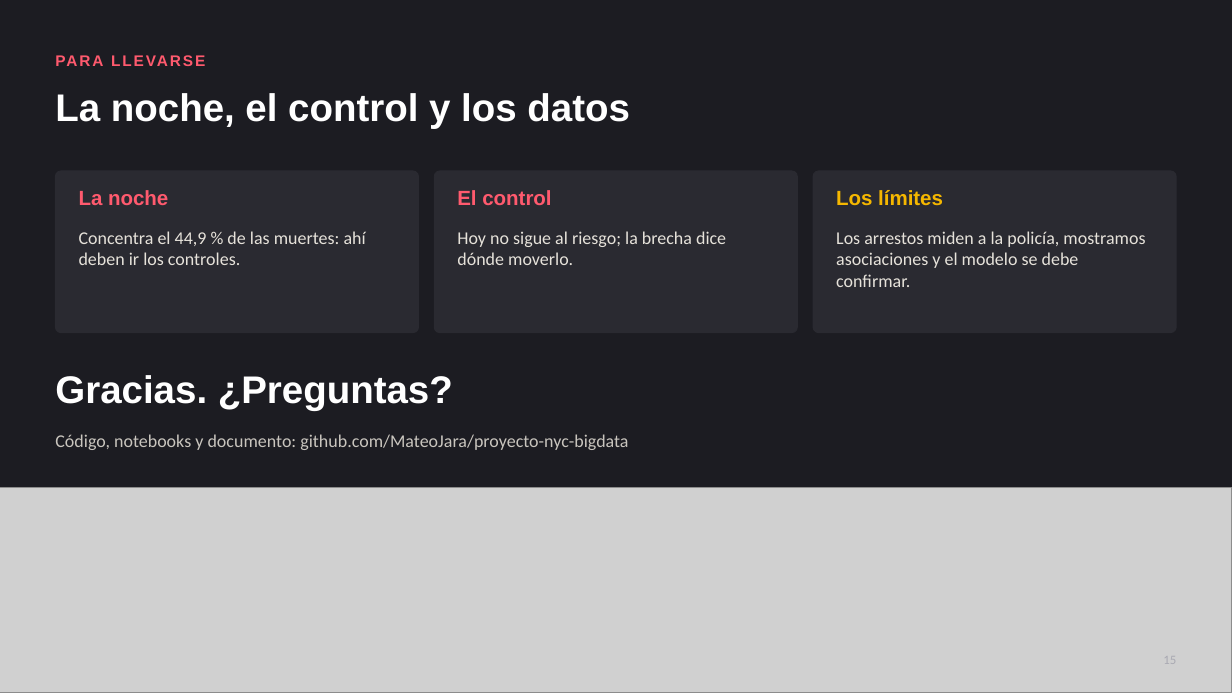
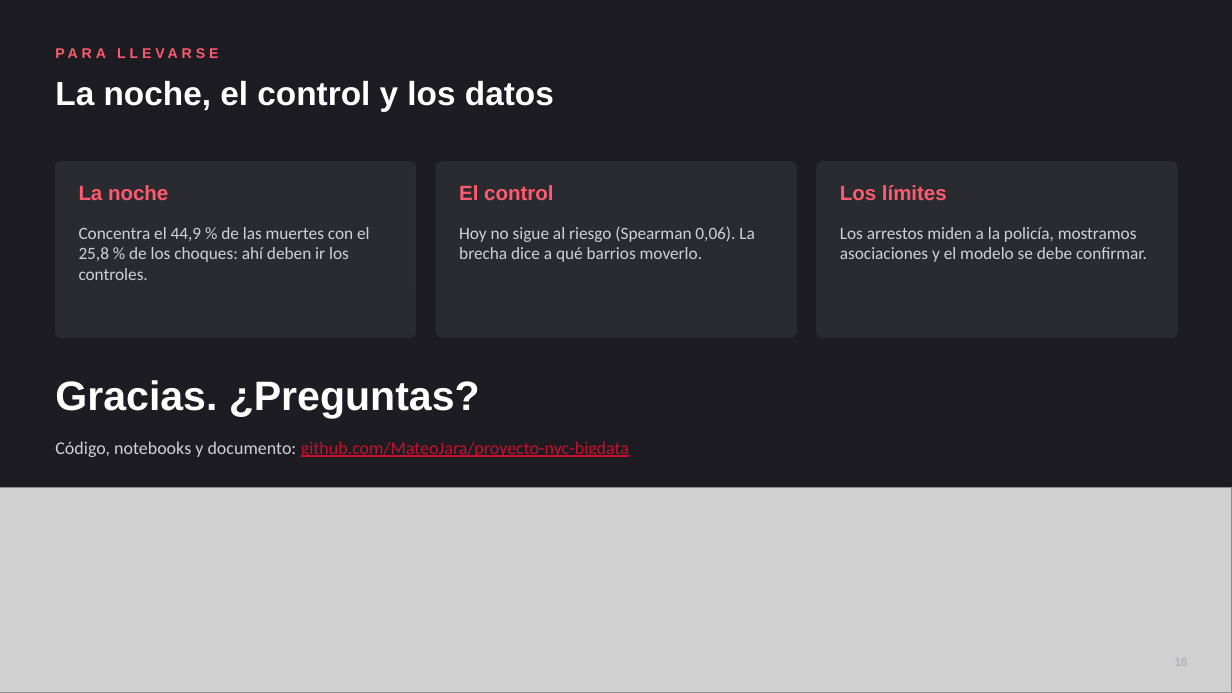
Before and after one commit to MateoJara/proyecto-nyc-bigdata, a slide deck: slide 18 of entregas/entrega_final/Presentacion_EntregaFinal_ProyectoNYC.pptx (slide 15 before the commit). Drawn at 1232x693 pixels with LibreOffice and Linux fonts; fonts in the diff are those of the drawing; grey boxes stand for pictures. Boxes give left, top, right and bottom in pixels: in the first picture for what was removed or moved away, otherwise in the second. Text is boxed around its words. In the diff, an @@ line names an element or a change of style, - is before the commit and + after.

Commit message:
Documento y presentación finales del equipo y evidencia de Zotero corregida

```diff
--- a/entregas/entrega_final/Presentacion_EntregaFinal_ProyectoNYC.pptx
+++ b/entregas/entrega_final/Presentacion_EntregaFinal_ProyectoNYC.pptx
@@ text "PARA LLEVARSE": place and size @@
-text "PARA LLEVARSE" at <box>55,51,610,79</box>
+text "PARA LLEVARSE" at <box>55,39,1174,67</box>
@@ text "PARA LLEVARSE" at <box>55,39,1174,67</box>: size 12 to 11 pt, letter spacing 1.5 to 3 pt; more space between paragraphs; vertical alignment top to middle @@
@@ title "La noche, el control y ...": place and size @@
-title "La noche, el control y ..." at <box>55,93,630,129</box>
+title "La noche, el control y ..." at <box>55,81,554,111</box>
@@ title "La noche, el control y ..." at <box>55,81,554,111</box>: size 30 to 26 pt @@
@@ rounded rectangle: place and size @@
-rounded rectangle at <box>55,171,419,333</box>
+rounded rectangle at <box>55,162,416,337</box>
@@ rounded rectangle: place and size @@
-rounded rectangle at <box>434,171,798,333</box>
+rounded rectangle at <box>436,162,797,337</box>
@@ proportions changed in 3 elements at <box>436,162,797,337</box>, <box>55,162,416,337</box>, <box>817,162,1177,337</box> @@
@@ rounded rectangle: place and size @@
-rounded rectangle at <box>813,171,1177,333</box>
+rounded rectangle at <box>817,162,1177,337</box>
@@ text "La noche": place and size @@
-text "La noche" at <box>79,190,168,205</box>
+text "La noche" at <box>79,185,168,200</box>
@@ text "El control": place and size @@
-text "El control" at <box>457,190,551,205</box>
+text "El control" at <box>459,185,553,200</box>
@@ text "Los límites" at <box>840,185,947,200</box>: text colour #F5B700 to #FF5A6E @@
@@ text at <box>79,227,370,280</box>: text changed; size 14 to 13.5 pt; text colour #E6E2DA to #D0D0D6 @@
-Concentra el 44,9 % de las muertes: ahí deben ir los controles.
+Concentra el 44,9 % de las muertes con el 25,8 % de los choques: ahí deben ir los controles.
@@ text at <box>459,226,755,262</box>: text changed; size 14 to 13.5 pt; text colour #E6E2DA to #D0D0D6 @@
-Hoy no sigue al riesgo; la brecha dice dónde moverlo.
+Hoy no sigue al riesgo (Spearman 0,06). La brecha dice a qué barrios moverlo.
@@ text "Los arrestos miden a la ..." at <box>840,227,1147,262</box>: size 14 to 13.5 pt, text colour #E6E2DA to #D0D0D6 @@
@@ text "Gracias. ¿Preguntas?" at <box>55,380,480,418</box>: size 30 to 32 pt @@
@@ text "Código, notebooks y documento: github.com/MateoJara/proyecto ..." at <box>55,441,629,457</box>: text colour #C9C5BE to #D0D0D6 in "Código, notebooks y documento:"; text colour #C9C5BE to #C8102E, underline on in "github.com/MateoJara/proyecto-nyc-bigdata" @@
@@ page number removed at <box>1163,652,1176,668</box> @@
-15
@@ page number added at <box>1174,654,1187,670</box>, 10 pt, text #A9A9B2 @@
+18
```
Also in this commit, not shown: 11 other slides changed, 6 slides added, 3 slides removed, 3 other files.
